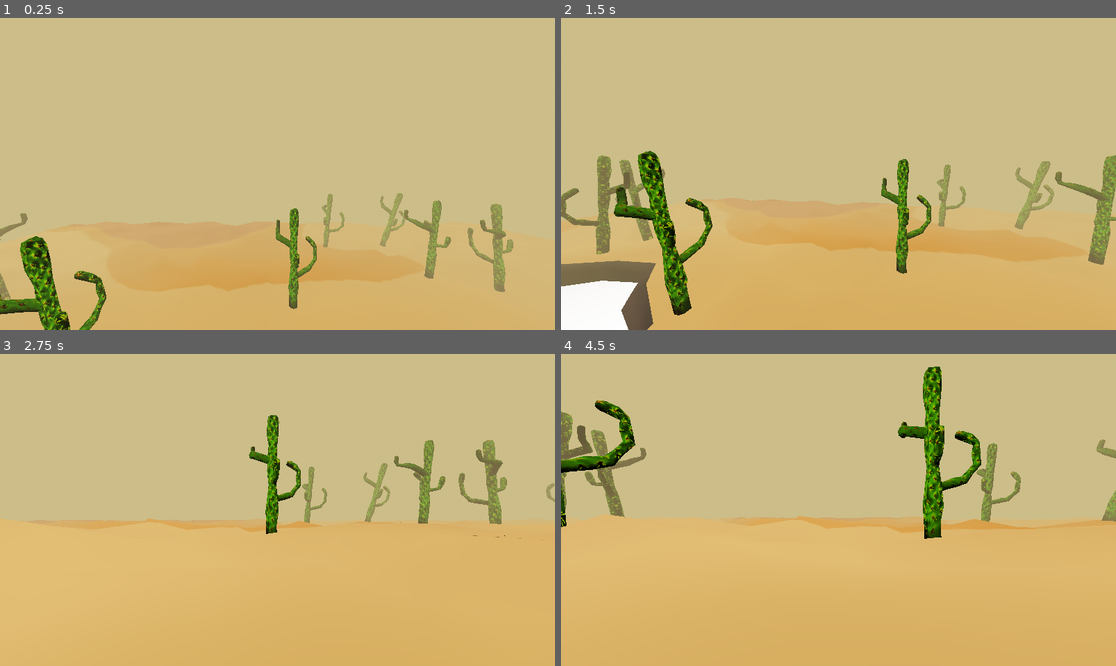
Above: before the commit, frames 1-4 (two rows, left to right).
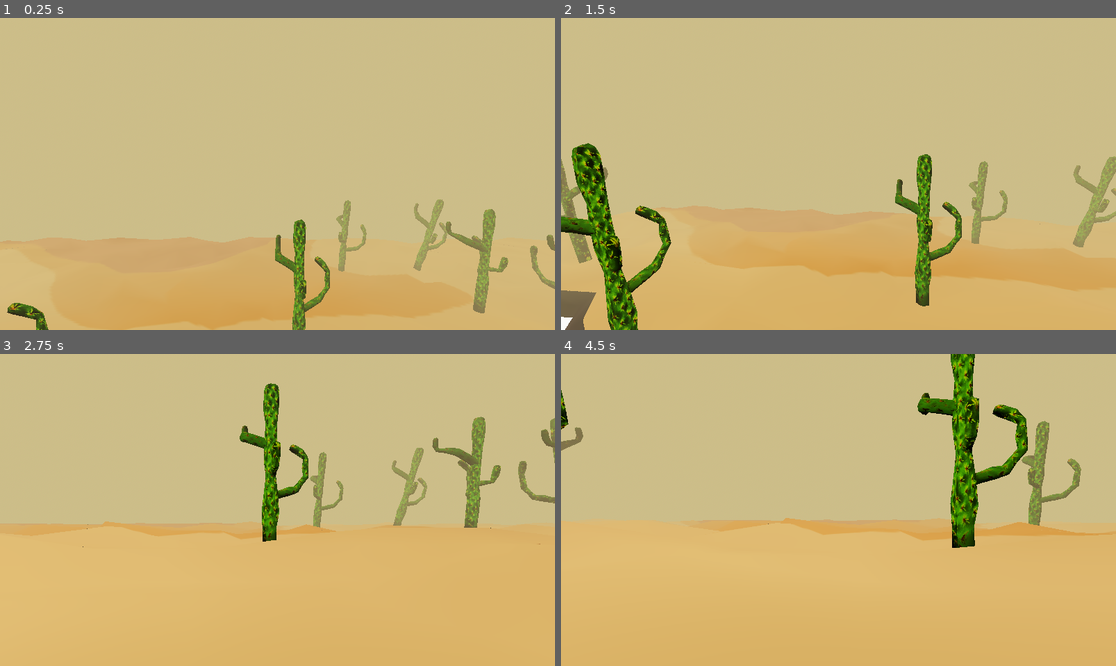
Above: after the commit, the same moments.

Repository: J-Godinez/Fishin-Game
Game: Godot game, scene res://Scenes/space.tscn
The game is run twice, just before and just after one commit, with the same random seed, the same clock (stepped at 60 frames per second) and the same inputs. The engine's default icon, where the game draws it, is replaced by a stand-in: a white triangle on a blue panel in a dark square.
Inputs (mouse positions are in pixels of both pictures, inside the frame that each line leads up to):
- Up to frame 1 (0.25 s): no input
- Up to frame 2 (1.5 s): tap Enter (ui_accept) at 0.5, 0.77 s; move the mouse to (866, 174) at 0.52 s; press the mouse at (866, 174) at 0.53 s; hold W (forward) from 0.53 s (still down); tap E (e) at 0.8, 1.35 s; move the mouse to (810, 174) at 1.27 s; release the mouse at (810, 174) at 1.28 s
- Up to frame 3 (2.75 s): keep holding W (forward); tap Enter (ui_accept) at 1.52 s; click (249, 510) at 1.55 s; move the mouse to (288, 503) at 2.02 s; press the mouse at (288, 503) at 2.03 s; tap E (e) at 2.3 s
- Up to frame 4 (4.5 s): keep holding W (forward); move the mouse to (832, 516) at 2.77 s; release the mouse at (832, 516) at 2.78 s; tap E (e) at 2.85, 3.8, 4.35 s; tap Enter (ui_accept) at 3.02, 3.77 s; click (832, 516) at 3.05 s; move the mouse to (877, 513) at 3.52 s; press the mouse at (877, 513) at 3.53 s; move the mouse to (794, 506) at 4.27 s; release the mouse at (794, 506) at 4.28 s

The runs differ from the first frame. In frame 1, 8.9% of the frame differs, in the area x 0-100%, y 56-100%; in frame 2, 16%, in the area x 0-100%, y 40-100%; in frame 3, 7.1%; in frame 4, 11%.

Commit message:
Bobber bobs and has a line

Diff:
--- a/Assets/water.gdshader
+++ b/Assets/water.gdshader
@@ -15,7 +15,7 @@
 
 void vertex() {
 
-	VERTEX.y += sin(TIME * wobble_speed + (VERTEX.x + VERTEX.z) * 0.3) * 0.2;
+	//VERTEX.y += sin(TIME * wobble_speed + (VERTEX.x + VERTEX.z) * 0.3) * 0.2;
 
 	sample_choord = VERTEX.xz;
 }
--- a/Scenes/bobber.tscn
+++ b/Scenes/bobber.tscn
@@ -51,6 +51,9 @@
 [node name="RigidBody3D" type="RigidBody3D"]
 collision_mask = 3
 script = ExtResource("2_k5kt6")
+amp = 0.07
+offset = 0.18
+rot_amp = 0.5
 
 [node name="Bobber" type="MeshInstance3D" parent="."]
 mesh = SubResource("ArrayMesh_c26io")
--- a/Scenes/lake_surface.tscn
+++ b/Scenes/lake_surface.tscn
@@ -6,7 +6,7 @@
 [sub_resource type="ShaderMaterial" id="ShaderMaterial_a4dt0"]
 render_priority = 0
 shader = ExtResource("1_o5h2o")
-shader_parameter/slide_speed = 1.905
+shader_parameter/slide_speed = 0.7
 shader_parameter/wobble_speed = 0.17
 shader_parameter/wobble_intensity = 0.4
 shader_parameter/texture_scale = 0.07
--- a/Scenes/player.tscn
+++ b/Scenes/player.tscn
@@ -127,6 +127,7 @@
 transform = Transform3D(1, 0, 0, 0, 1, 0, 0, 0, 1, 0, 0.663348, 0)
 
 [node name="Camera3D" type="Camera3D" parent="Head"]
+fov = 60.0
 
 [node name="CollisionShape3D" type="CollisionShape3D" parent="."]
 shape = SubResource("CapsuleShape3D_onrkg")
--- a/Scenes/space.tscn
+++ b/Scenes/space.tscn
@@ -1,10 +1,9 @@
-[gd_scene load_steps=20 format=4 uid="uid://ct13yojq35okq"]
+[gd_scene load_steps=19 format=4 uid="uid://ct13yojq35okq"]
 
 [ext_resource type="Script" uid="uid://baicr53a31gh5" path="res://Scripts/space.gd" id="1_e7mvc"]
 [ext_resource type="PackedScene" uid="uid://d1d4u455e56w2" path="res://Scenes/ground.tscn" id="2_2fo43"]
 [ext_resource type="PackedScene" uid="uid://lrwh0vqdje4g" path="res://Scenes/player.tscn" id="3_wnfdr"]
 [ext_resource type="PackedScene" uid="uid://7qrxt0iwjoum" path="res://Scenes/lake_surface.tscn" id="4_wnfdr"]
-[ext_resource type="Script" uid="uid://daqbvu7huiio6" path="res://Scripts/lake_collision_area.gd" id="5_1fjq1"]
 [ext_resource type="Texture2D" uid="uid://b4t36dq4oyddl" path="res://Assets/ground_fish_texture.png" id="5_va77k"]
 [ext_resource type="Texture2D" uid="uid://b3roycd5goo5d" path="res://Assets/cactus_0_Untitled.png" id="6_uqc4w"]
 [ext_resource type="PackedScene" uid="uid://wk15s374ot2w" path="res://Scenes/dock.tscn" id="7_uqc4w"]
@@ -141,7 +140,6 @@
 transform = Transform3D(1, 0, 0, 0, 1, 0, 0, 0, 1, -37.4166, -1.88086, 7.38815)
 collision_layer = 2
 collision_mask = 2
-script = ExtResource("5_1fjq1")
 
 [node name="CollisionPolygon3D" type="CollisionPolygon3D" parent="LakeCollisionArea"]
 transform = Transform3D(1, 0, 0, 0, -4.37114e-08, -1, 0, 1, -4.37114e-08, -2.66718, -0.96352, -0.0976467)
--- a/Scripts/bobber.gd
+++ b/Scripts/bobber.gd
@@ -1,13 +1,20 @@
 extends RigidBody3D
 
 class_name Bobber
+
+@export var duration = 4.0
+@export var freq = 1.0
+@export var amp = 1.0
+@export var offset:float = 0.0
+@export var rot_freq = 1.0
+@export var rot_amp = 1.0
+var start_pos
 
 #NOTE:
 	# ✅ set_contact_monitor(true) to enable the emission of signals when it collides (specifically on instantiation i think, so in the player script)
 	# ✅ on the signal _on_body_entered we might use get_colliding_bodies() to detect what the bobber collides with
 	# ✅ if it collides with the water, and/or a fishing spot, we freeze it in place
-	#✅  to freeze it we must use set_freeze_enabled(true) after using set_freeze_mode(FREEZE_MODE_STATIC)
-		#✅  new plan is to set both velocities to zero, so that it can be moved by the LakeCollisionArea itself
+	# ✅  to freeze it we must use set_freeze_enabled(true) after using set_freeze_mode(FREEZE_MODE_STATIC)
 	# we should also probably enter a fishing state that ends when you reel in the bobber
 	# begin a bobbing animation and set_contact_monitor(false) to turn off collision signals
 	# if we hit a fishing spot, set a timer of some sort, at the end of which we enter a bite state
@@ -15,12 +22,28 @@
 
 
 func _on_body_entered(body: Node) -> void:
+	print(body.get_name())
 	if body.get_name() != "LakeCollisionArea":
 		queue_free()
 		return
-	print(body.get_name())
-	print("Linear Velocity", linear_velocity, "Angular Velocity", angular_velocity)
-	linear_velocity = Vector3.ZERO
-	angular_velocity = Vector3.ZERO
-	#freeze_mode = Bobber.FREEZE_MODE_STATIC
-	#freeze = true
+	#print("Linear Velocity", linear_velocity, "Angular Velocity", angular_velocity)
+	#linear_velocity = Vector3.ZERO
+	#angular_velocity = Vector3.ZERO
+	freeze_mode = Bobber.FREEZE_MODE_STATIC
+	freeze = true
+	start_pos = position
+	start_pos.y -= offset
+	rotation = Vector3.ZERO
+	bob_tween()
+
+
+func bob_tween():
+	var tween:Tween = create_tween()
+	tween.set_loops()
+	tween.tween_method(bob_tween_method, 0.0, 2.0*PI, duration)
+
+
+func bob_tween_method(prog):
+	position.y = start_pos.y + sin(prog * freq) * amp
+	rotation.x = sin(prog * rot_freq) * rot_amp
+	rotation.y += 0.01
--- a/Scripts/player.gd
+++ b/Scripts/player.gd
@@ -94,6 +94,17 @@
 
 	move_and_slide()
 
+	if bobber:
+		#print(tip.global_position, bobber.global_position)
+		if !line_to_bobber:
+			line_to_bobber = create_line_sprite(bobber.global_position, tip.global_position)
+			tip.add_child(line_to_bobber)
+		line_to_bobber.global_position = tip.global_position
+		line_to_bobber.look_at(bobber.global_position)
+		line_to_bobber.scale.z = (bobber.global_position-tip.global_position).length() * 100
+	if !bobber and line_to_bobber:
+		line_to_bobber.queue_free()
+
 func casting_process(delta:float):
 	if holstered:
 		state = State.WALKING
@@ -128,7 +139,6 @@
 		get_parent().add_child(bobber)
 		bobber.global_position = end_pos
 
-		line_to_bobber = create_line_sprite(tip.position, bobber.global_position)
 		# Also give the bobber starting impulse
 		state = State.WALKING
 		casting_time_bucket = 0
@@ -151,7 +161,7 @@
 
 func create_line_sprite(from:Vector3, to:Vector3) -> Sprite3D:
 	var line:Sprite3D =  FISHING_LINE.instantiate()
-	line.scale.z = (to-from).length() * 100
+	line.scale.z = (from-to).length() * 100
 	line.position = from
 	line.look_at_from_position(from,to)
 	return line
